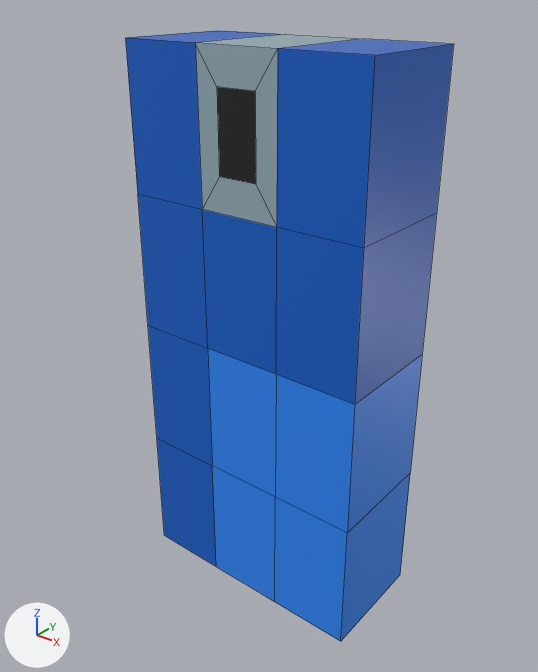
The Blender file models/character.blend as it was, and as the next commit left it.
The view is the same before and after, from a 50 mm lens placed at (3.28, -4.19, 2.49), pointed at (-0.06, -0.02, -0.1). Arrows for +X, +Y and +Z are at lower left; the lights stay in place. Mesh edges are drawn as thin lines.

Before the edit, the objects in view are built like this:
```python
me_cube_001 = bpy.data.meshes.new('Cube.001')
me_cube_001.from_pydata(...)  # 44 vertices, 42 faces; spans x -2.85..2.85, y -4.4..5.26, z -4.47..3.97
me_cube_001.materials.append(mat_general)  # picture img_palette_png
ob_key = bpy.data.objects.new('Key', me_cube_001)
ob_key.location = (0.0, 0.0, 0.0)
ob_key.scale = (0.356, 0.0989, 0.526)
```
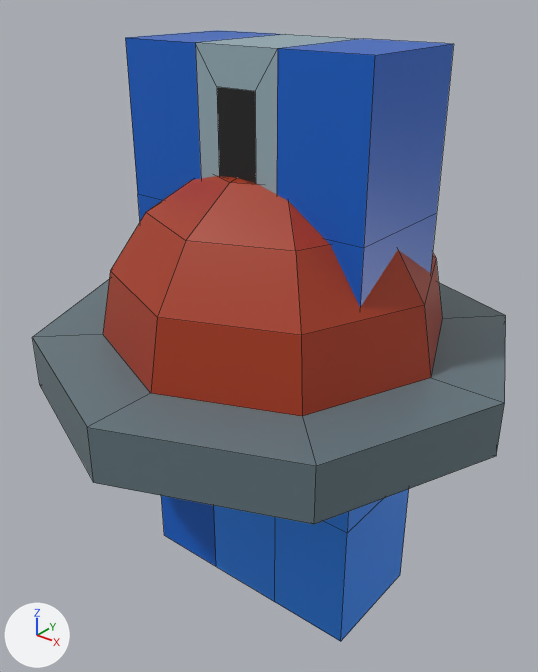
Edits to the bpy script that builds the scene:
```text
Add me_cylinder:
    me_cylinder.from_pydata(...)  # 49 vertices, 54 faces; spans x -4.6..4.6, y -4.6..4.6, z -20.1..65.0
    me_cylinder.materials.append(mat_general)  # picture img_palette_png
Add ob_alarm:
    ob_alarm = bpy.data.objects.new('Alarm', me_cylinder)
    ob_alarm.location = (0.0, 0.0, 0.0)
    ob_alarm.scale = (0.403, 0.403, 0.0207)
```

Where the change shows, as pixel boxes (x1, y1, x2, y2) in the pictures (538 x 672 px):
'Alarm', added
    after: (32, 176, 506, 524)
